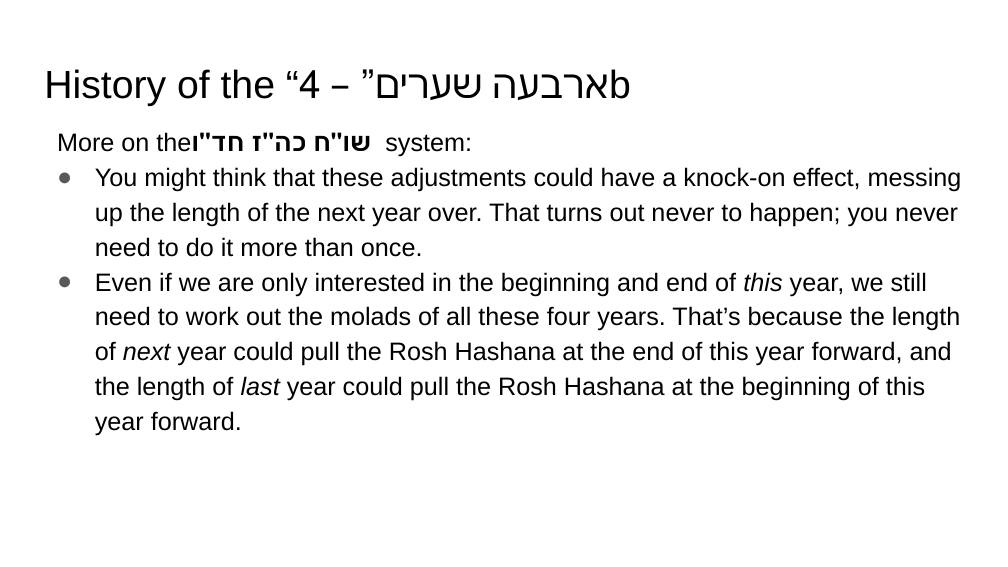
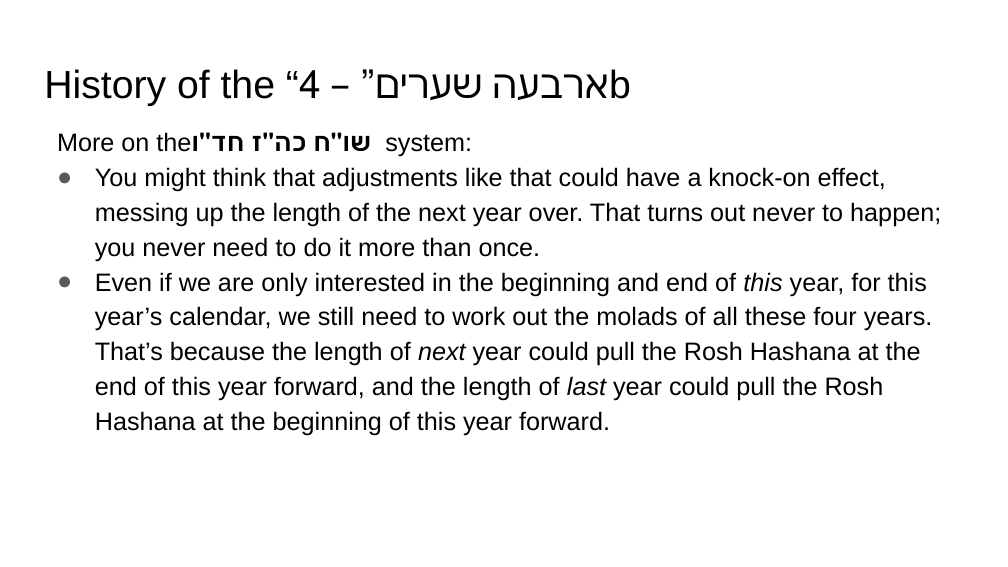
Before and after one commit to MichoelR/Keviyus, a slide deck: slide 9 of FourGates/FourGates.pptx. Drawn at 1008x567 pixels with LibreOffice and Linux fonts; fonts in the diff are those of the drawing. Boxes give left, top, right and bottom in pixels: in the first picture for what was removed or moved away, otherwise in the second. Text is boxed around its words. In the diff, an @@ line names an element or a change of style, - is before the commit and + after.

```diff
--- a/FourGates/FourGates.pptx
+++ b/FourGates/FourGates.pptx
@@ text at <box>95,167,941,435</box>: text changed @@
-● You might think that these adjustments could have a knock-on effect, messing up the length of the next year over. That turns out never to happen; you never need to do it more than once.
-● Even if we are only interested in the beginning and end of this year, we still need to work out the molads of all these four years. That’s because the length of next year could pull the Rosh Hashana at the end of this year forward, and the length of last year could pull the Rosh Hashana at the beginning of this year forward.
+● You might think that adjustments like that could have a knock-on effect, messing up the length of the next year over. That turns out never to happen; you never need to do it more than once.
+● Even if we are only interested in the beginning and end of this year, for this year’s calendar, we still need to work out the molads of all these four years. That’s because the length of next year could pull the Rosh Hashana at the end of this year forward, and the length of last year could pull the Rosh Hashana at the beginning of this year forward.
```
Also in this commit, not shown: 24 other slides changed.
